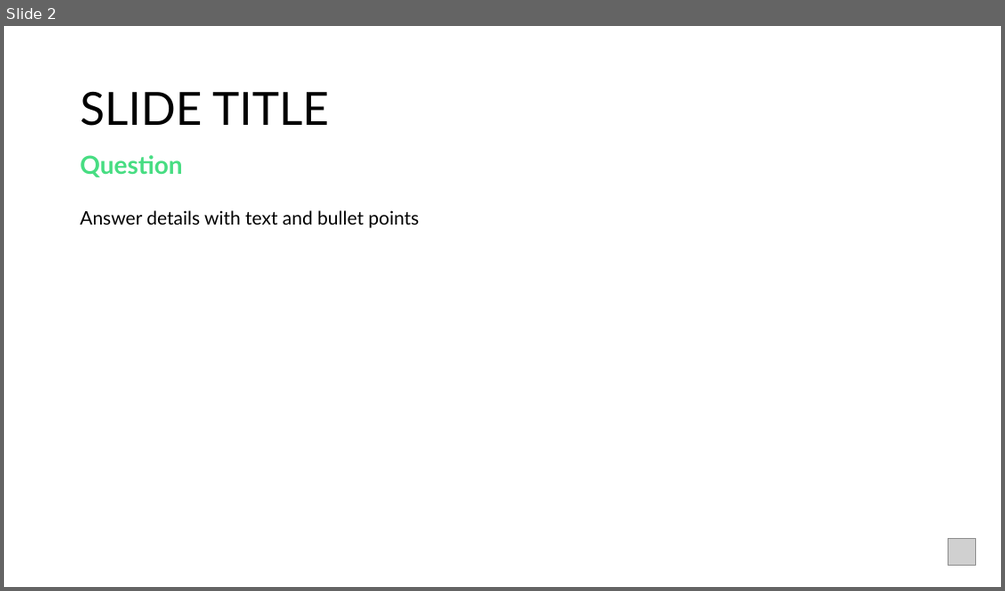
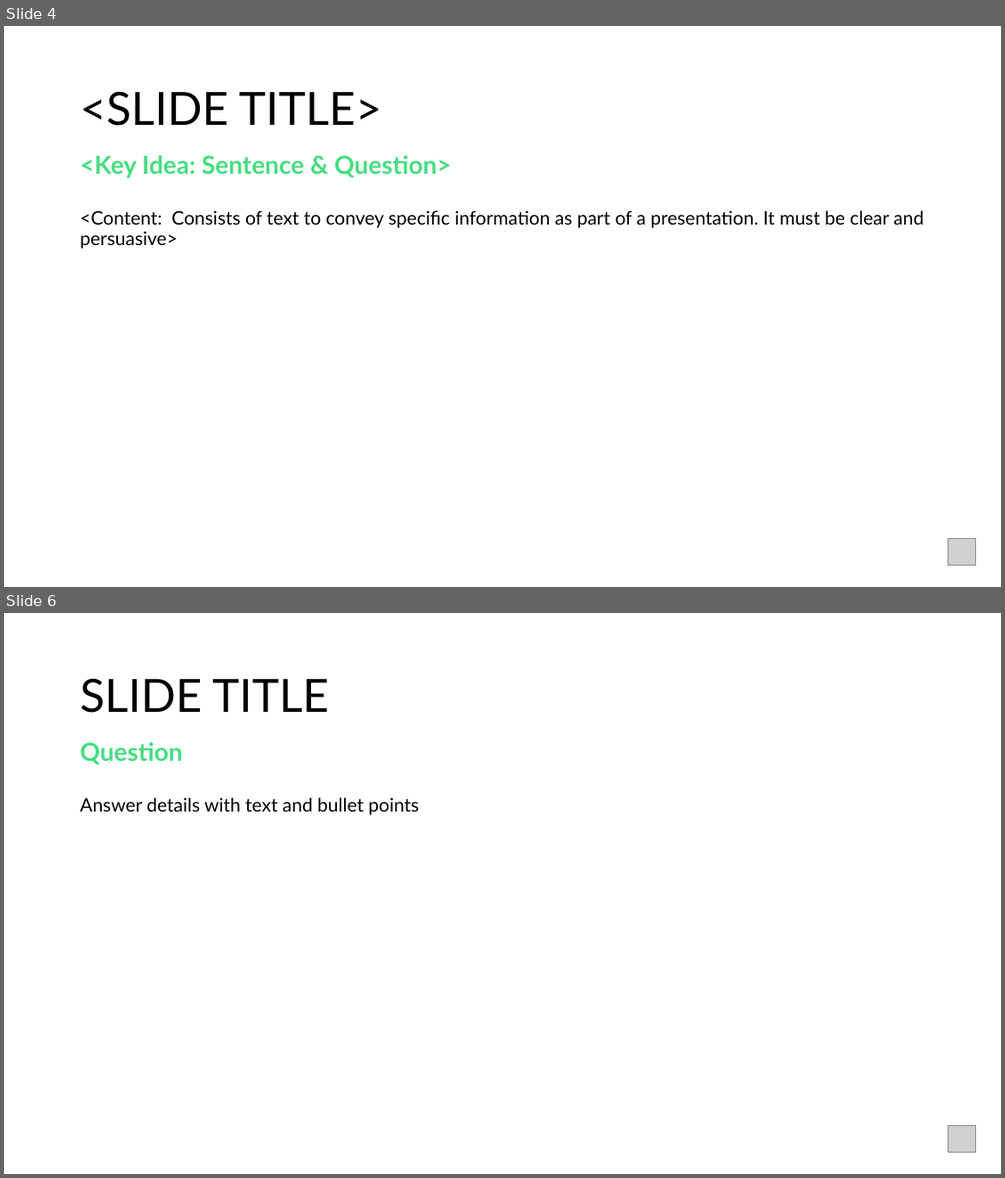
Before and after one commit to jupyter-naas/abi, a slide deck: assets/PresentationTemplate.pptx. Shown one above the other, each under a label of ours: slide 2 before the commit, slides 4 and 6 after it; the slides between them are not shown. The pictures are 1005x591 and 1005x1178 pixels, drawn with LibreOffice and Linux fonts; fonts in the diff are those of the drawing; grey boxes stand for pictures. Boxes give left, top, right and bottom in pixels: in the first picture for what was removed or moved away, otherwise in the second. Text is boxed around its words. In the diff, an @@ line names an element or a change of style, - is before the commit and + after.

```diff
--- a/assets/PresentationTemplate.pptx
+++ b/assets/PresentationTemplate.pptx
@@ slide 4 added at [4, 26, 1001, 587], background #FFFFFF @@
@@ title added at [80, 91, 382, 126], 44 pt, text #000000 @@
+<SLIDE TITLE>
@@ text added at [80, 155, 452, 178], 24 pt, text #47DD82, bold @@
+<Key Idea: Sentence & Question>
@@ text added at [80, 210, 923, 248], 18 pt, text #000000 @@
+<Content: Consists of text to convey specific information as part of a presentation. It must be clear and persuasive>
@@ picture added at [947, 539, 975, 565] @@
@@ what was slide 2 is now slide 6 @@
```
Also in this commit, not shown: 1 slide changed, 3 other slides added, 1 slide removed.
